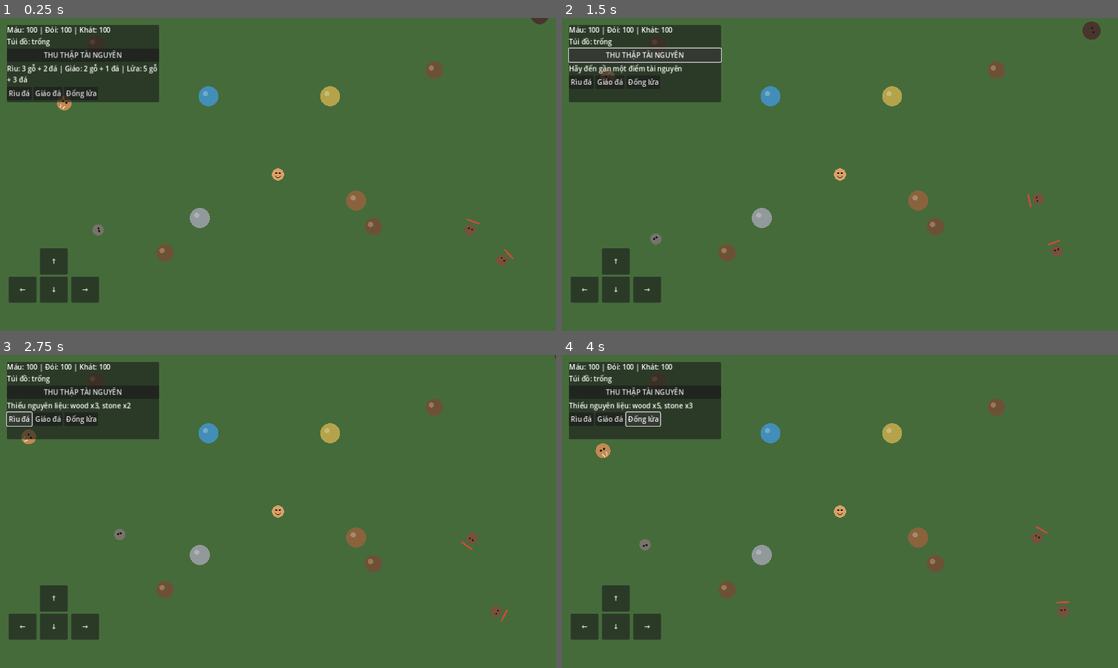
Above: before the commit, frames 1-4 (two rows, left to right).
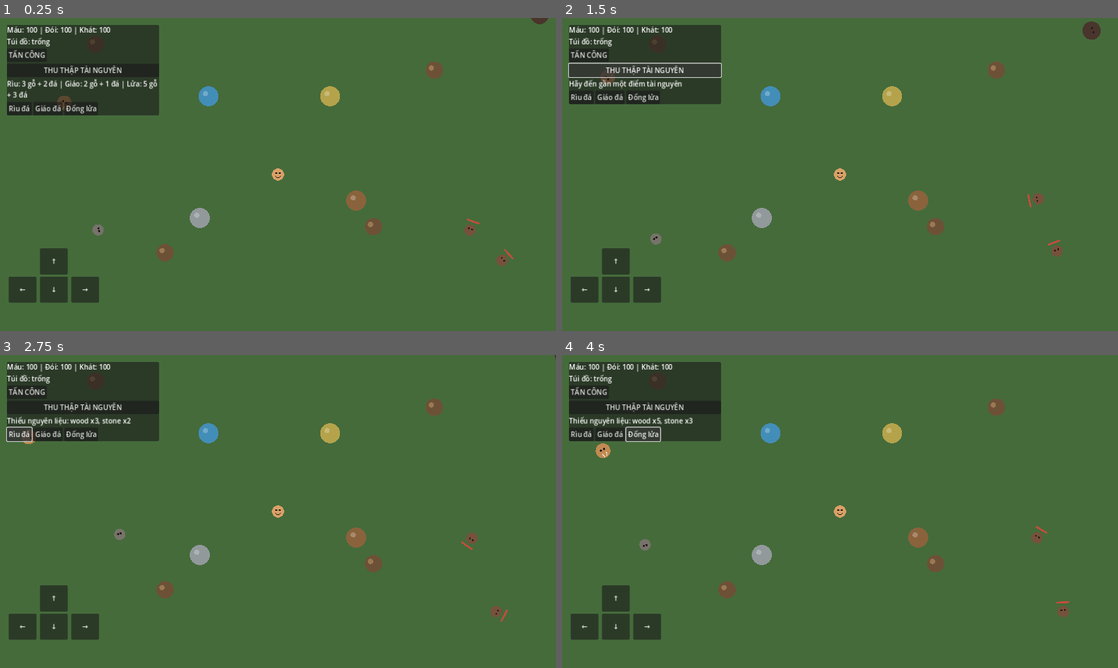
Above: after the commit, the same moments.

Repository: khanhhkt8-hub/Bo-Lac-Tien-Su.
Game: Godot game, scene res://Scenes/Main.tscn
Same seed, same stepped clock (60 frames per second), same inputs: the game is played once before the commit and once after it.
Inputs (mouse positions are in pixels of both pictures, inside the frame that each line leads up to):
- Up to frame 1 (0.25 s): no input
- Up to frame 2 (1.5 s): click (589, 55) at 0.5 s, where only the run after the commit has a clickable "TẤN CÔNG"; click "THU THẬP TÀI NGUYÊN" at 1.25 s
- Up to frame 3 (2.75 s): click "Rìu đá" at 2 s
- Up to frame 4 (4 s): click "Giáo đá" at 2.75 s; click "Đống lửa" at 3.5 s

The runs differ from the first frame. In frame 1, 2.4% of the frame differs, in the area x 1-29%, y 10-32%; in frame 2, 1.7%; in frame 3, 1.4%; in frame 4, 1.4%.

Commit message:
Add mobile attack button to survival HUD

Diff:
--- a/Scripts/UI/SurvivalHUD.gd
+++ b/Scripts/UI/SurvivalHUD.gd
@@ -24,6 +24,12 @@
 	_inventory_label = Label.new()
 	_inventory_label.text = "Túi đồ: trống"
 	column.add_child(_inventory_label)
+	var combat_row := HBoxContainer.new()
+	column.add_child(combat_row)
+	var attack_button := Button.new()
+	attack_button.text = "TẤN CÔNG"
+	attack_button.pressed.connect(_on_attack_pressed)
+	combat_row.add_child(attack_button)
 	var gather_button := Button.new()
 	gather_button.text = "THU THẬP TÀI NGUYÊN"
 	gather_button.pressed.connect(_on_gather_pressed)
@@ -78,6 +84,11 @@
 func _on_move_button_up(action: String) -> void:
 	Input.action_release(action)
 
+func _on_attack_pressed() -> void:
+	if _player != null and _player.has_method("attack_nearby"):
+		if not _player.attack_nearby():
+			_craft_status.text = "Không có kẻ địch trong tầm hoặc đang hồi chiêu"
+
 func _on_gather_pressed() -> void:
 	if _player != null and _player.has_method("gather_nearby"):
 		if not _player.gather_nearby():
